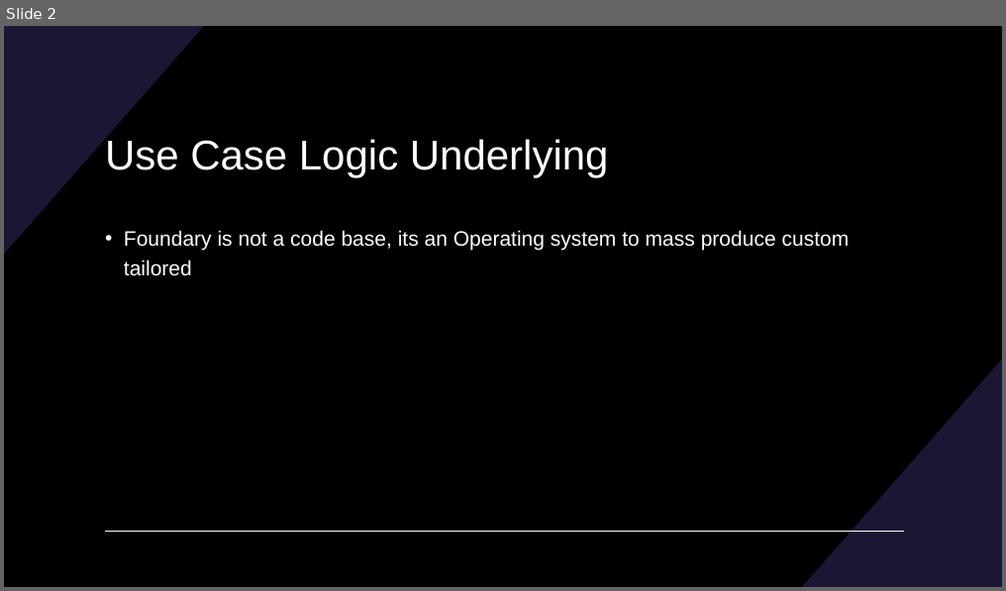
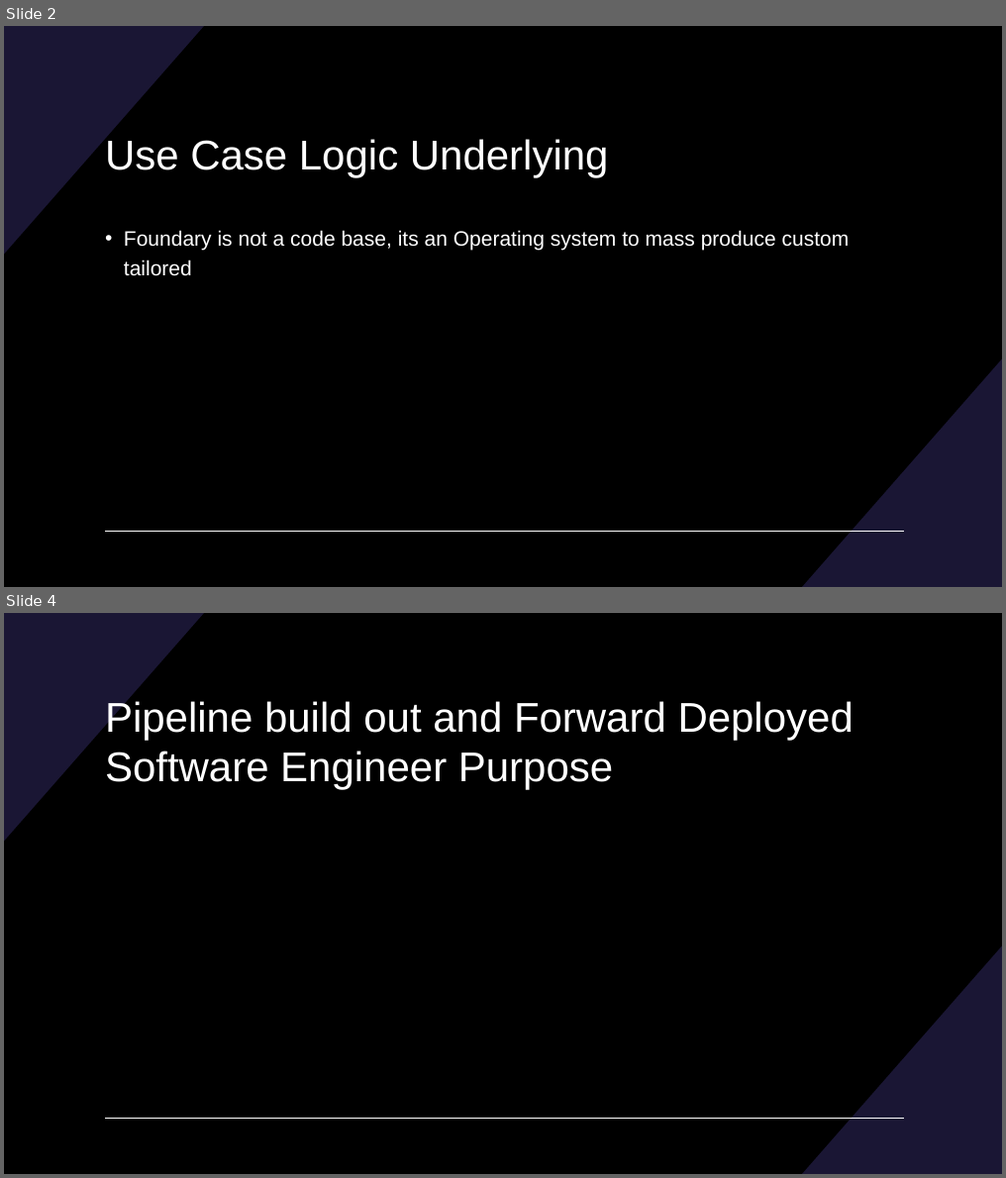
Before and after one commit to Orko24/PLTR_GAIA_4, a slide deck: Workflow/Foundry Product_Use_case_Logic.pptx. Shown one above the other, each under a label of ours: slide 2 before the commit, slides 2 and 4 after it; the slides between them are not shown. The pictures are 1006x591 and 1006x1178 pixels, drawn with LibreOffice and Linux fonts; fonts in the diff are those of the drawing. Boxes give left, top, right and bottom in pixels: in the first picture for what was removed or moved away, otherwise in the second. Text is boxed around its words. In the diff, an @@ line names an element or a change of style, - is before the commit and + after.

```diff
--- a/Workflow/Foundry Product_Use_case_Logic.pptx
+++ b/Workflow/Foundry Product_Use_case_Logic.pptx
@@ slide 4 added at bbox=[4, 613, 1002, 1174], background #000000; not listed: 3 template elements that a slide beside it also shows @@
@@ title added at bbox=[105, 698, 853, 789], 40 pt, text #FFFFFF @@
+Pipeline build out and Forward Deployed
+Software Engineer Purpose
```
Also in this commit, not shown: 2 other slides added, 1 slide removed, 3 other files.
